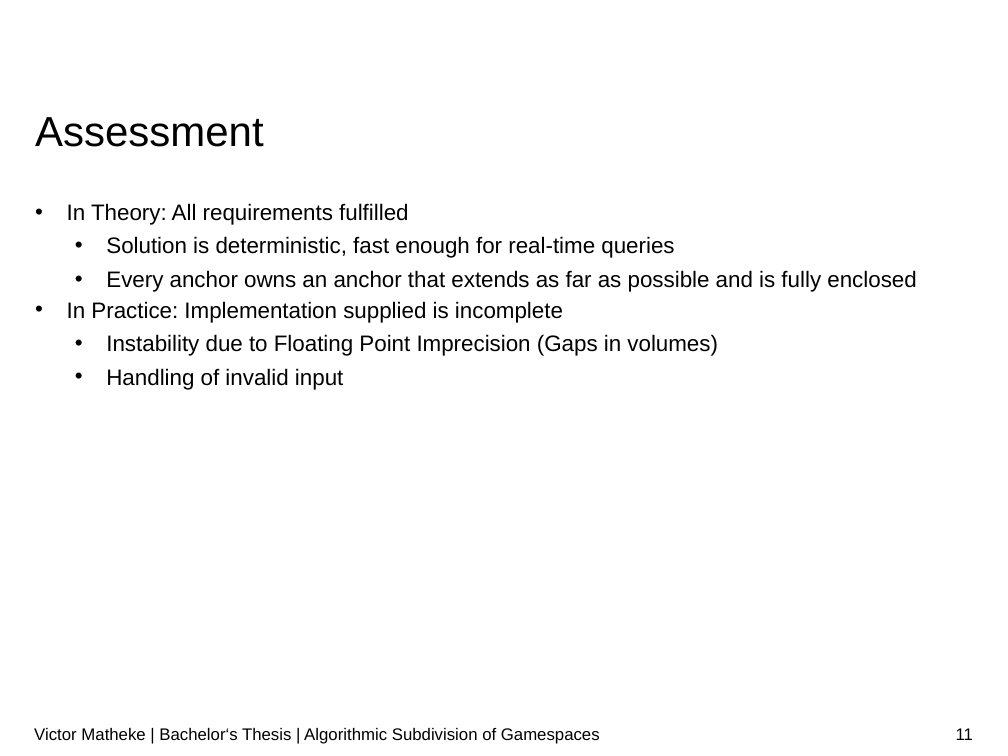
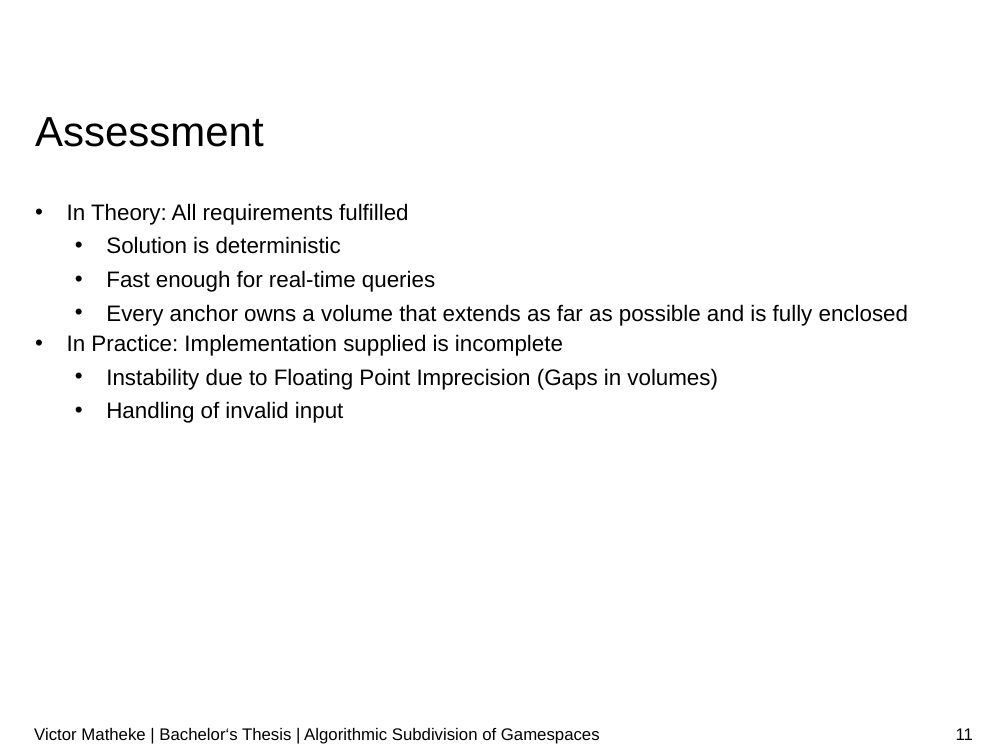
Before and after one commit to surrealtm/Thesis, a slide deck: slide 11 of Presentation/Presentation.pptx. Drawn at 1008x756 pixels with LibreOffice and Linux fonts; fonts in the diff are those of the drawing; background and template pictures are left out. Boxes give left, top, right and bottom in pixels: in the first picture for what was removed or moved away, otherwise in the second. Text is boxed around its words. In the diff, an @@ line names an element or a change of style, - is before the commit and + after.

Commit message:
More Presentation work.

```diff
--- a/Presentation/Presentation.pptx
+++ b/Presentation/Presentation.pptx
@@ text at [106, 236, 908, 326]: text changed @@
-    • Solution is deterministic, fast enough for real-time queries
-    • Every anchor owns an anchor that extends as far as possible and is fully enclosed
+    • Solution is deterministic
+    • Fast enough for real-time queries
+    • Every anchor owns a volume that extends as far as possible and is fully enclosed
```
Also in this commit, not shown: 3 other slides changed, 1 other file.
